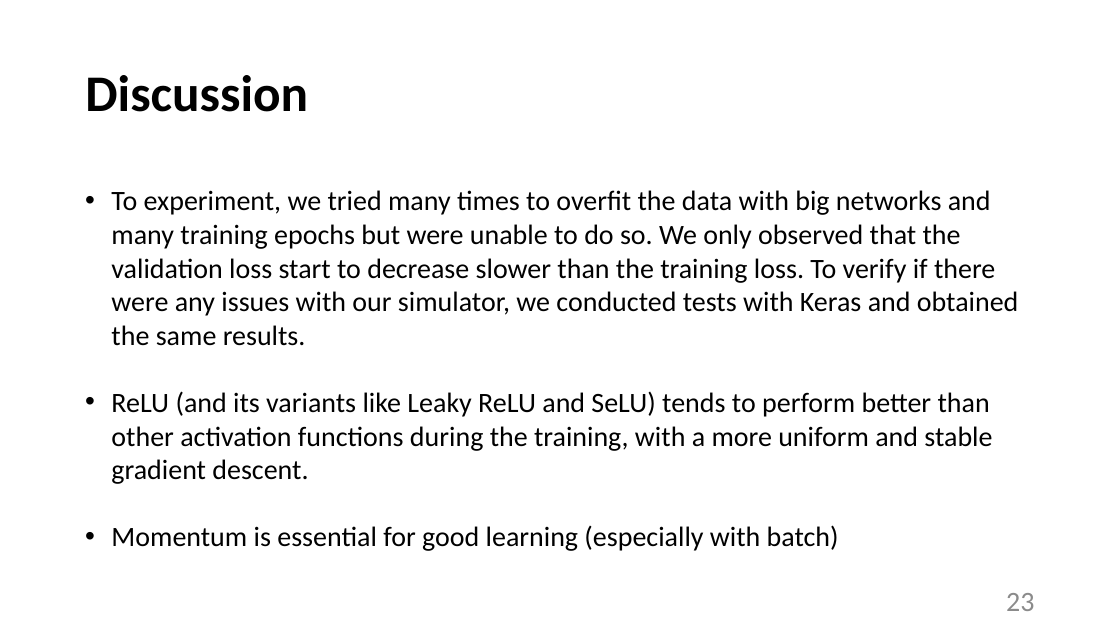
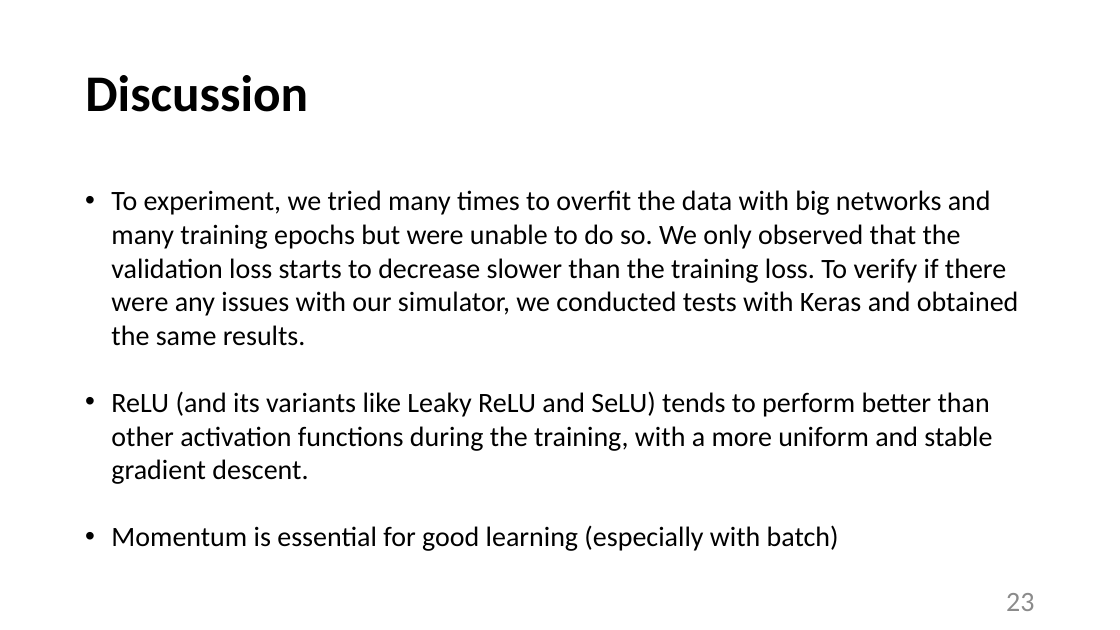
Before and after one commit to tommasoDR/NN-Implementation, a slide deck: slide 23 of Report.pptx. Drawn at 1120x630 pixels with LibreOffice and Linux fonts; fonts in the diff are those of the drawing. Boxes give left, top, right and bottom in pixels: in the first picture for what was removed or moved away, otherwise in the second. Text is boxed around its words. In the diff, an @@ line names an element or a change of style, - is before the commit and + after.

```diff
--- a/Report.pptx
+++ b/Report.pptx
@@ text at (111,190,1019,346): text changed @@
-• To experiment, we tried many times to overfit the data with big networks and many training epochs but were unable to do so. We only observed that the validation loss start to decrease slower than the training loss. To verify if there were any issues with our simulator, we conducted tests with Keras and obtained the same results.
+• To experiment, we tried many times to overfit the data with big networks and many training epochs but were unable to do so. We only observed that the validation loss starts to decrease slower than the training loss. To verify if there were any issues with our simulator, we conducted tests with Keras and obtained the same results.
```
Also in this commit, not shown: 4 other slides changed.
